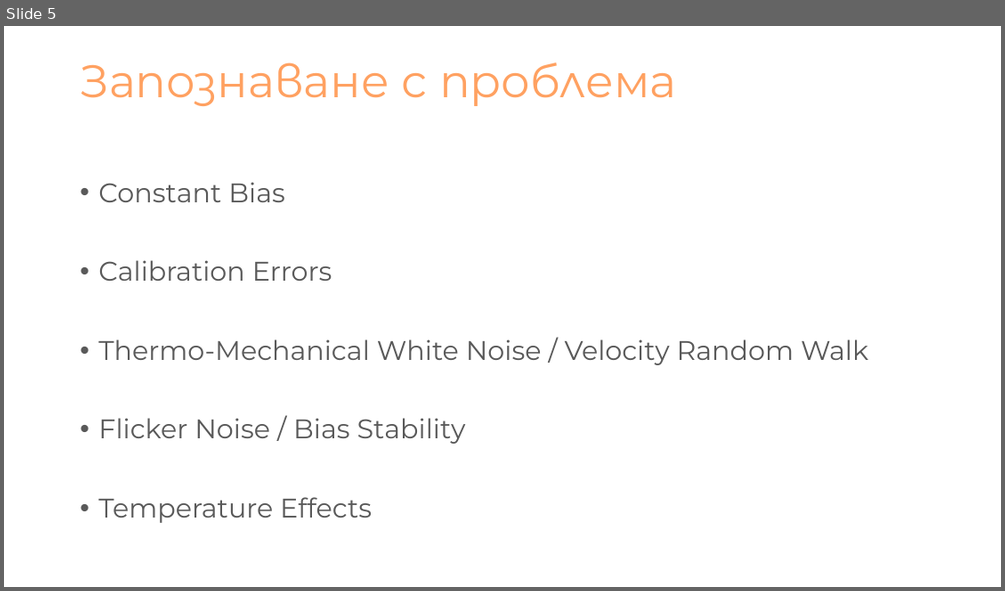
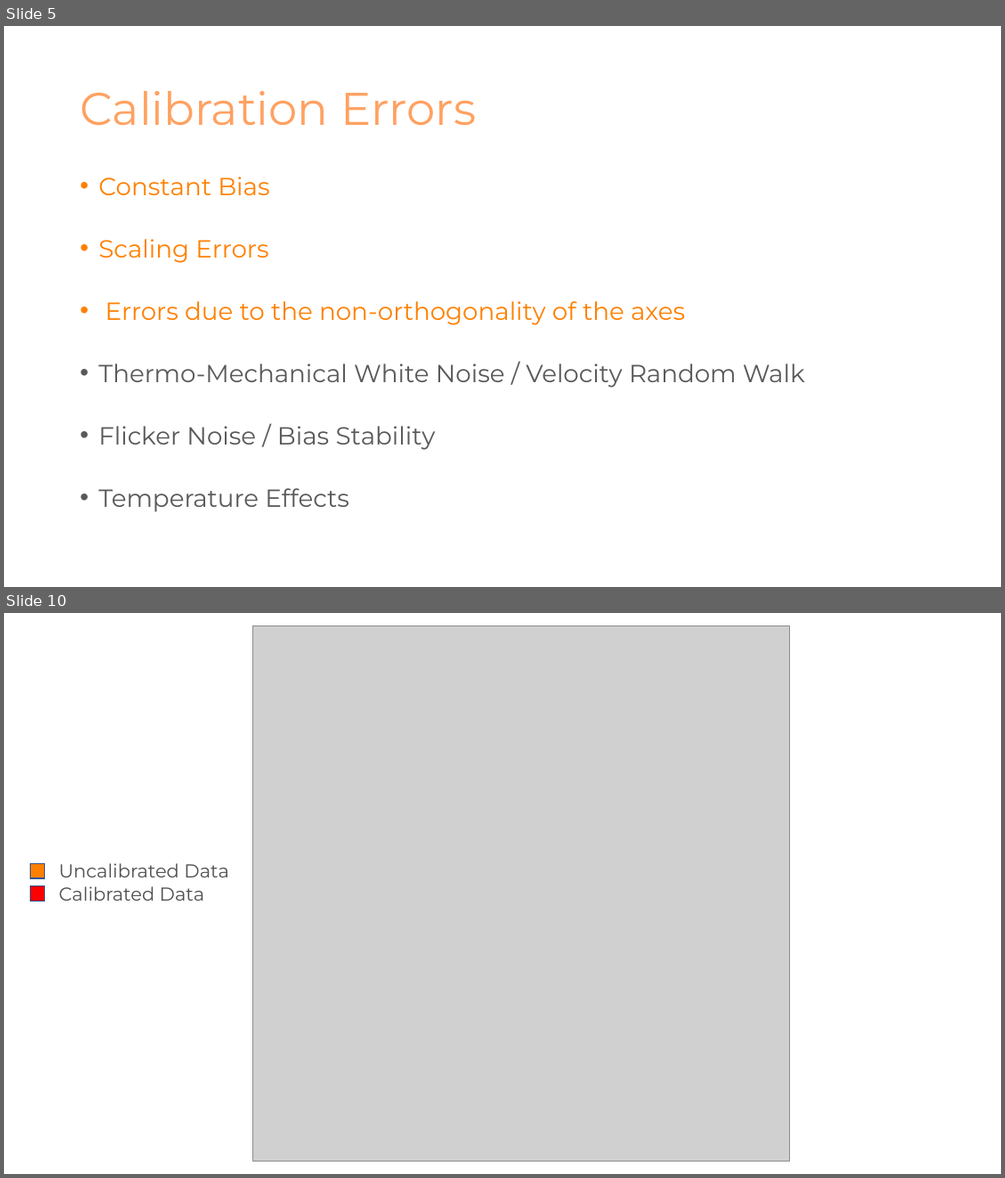
Before and after one commit to NikolaTotev/AMMRP-Course-Project, a slide deck: Presentation Materials/Калибриране на MEMS Акселерометри.pptx. Shown one above the other, each under a label of ours: slide 5 before the commit, slides 5 and 10 after it; the slides between them are not shown. The pictures are 1005x591 and 1005x1178 pixels, drawn with LibreOffice and Linux fonts; fonts in the diff are those of the drawing; grey boxes stand for pictures. Boxes give left, top, right and bottom in pixels: in the first picture for what was removed or moved away, otherwise in the second. Text is boxed around its words. In the diff, an @@ line names an element or a change of style, - is before the commit and + after.

```diff
--- a/Presentation Materials/Калибриране на MEMS Акселерометри.pptx
+++ b/Presentation Materials/Калибриране на MEMS Акселерометри.pptx
@@ slide 10 added at (4,613,1001,1174), background #FFFFFF @@
@@ picture added at (253,625,790,1161) @@
@@ rectangle added at (30,863,44,878), fill #FF8000, outline #325491 1 pt @@
@@ text added at (59,863,229,877), 18 pt, text #4F4F4F @@
+Uncalibrated Data
@@ rectangle added at (30,886,44,900), fill #FF0000, outline #325491 1 pt @@
@@ text added at (59,886,205,900), 18 pt, text #4F4F4F @@
+Calibrated Data
@@ slide 5 changed as well @@
@@ title at (80,91,476,126): text changed @@
-Запознаване с проблема
+Calibration Errors
@@ text at (98,176,805,512): size 25.9 to 23.8 pt in "Constant Bias", "Thermo-Mechanical White Noise / Velocity Random Walk", "Flicker Noise / Bias Stability", "Temperature Effects"; text colour #595959 to #FF8000 in "Constant Bias"; line spacing 0.9 to 0.7 @@
@@ text at (98,239,685,325): text changed; size 25.9 to 23.8 pt; text colour #595959 to #FF8000 @@
-• Calibration Errors
+• Scaling Errors
+• Errors due to the non-orthogonality of the axes
```
Also in this commit, not shown: 1 other slide changed, 9 other slides added, 8 slides removed, 28 other files.
